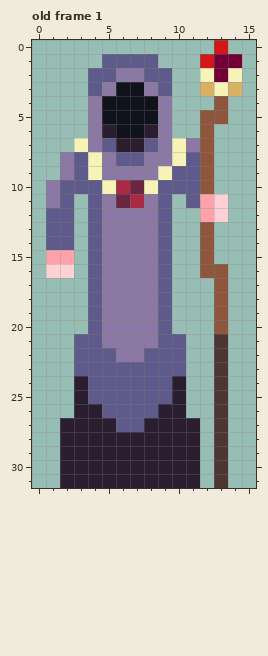
Two states of a pixel-art file, assets/aseprite/wizard1.aseprite. The first picture shows the starting point.
16x32 pixels, 1 frame. Shown: old frame 1. The commit also changed other frames, which this record leaves out.
The result:
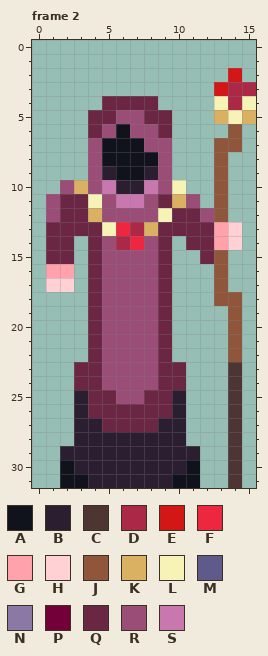
Palette (. is transparent): A #10121c  B #2c1e31  C #4d3533  D #ac2847  E #d31616  F #ec273f  G #ffa2ac  H #ffd1d5  J #8f563b  K #dab163  L #f7f3b7  M #5e5b8c  N #8c78a5  P #730039  Q #6b2643  R #9a4d76  S #c878af
A new or re-ordered frame is compared with the old frame closest to it.
The edit:
frames 1 -> 3
layer "Layer 3" now shown
layer "Layer 3 #2" removed
Changed rows in their new state; - is an unchanged pixel.
Frame 2 is new; against old frame 1:
first column x 1:
 0 ------------.--
 1 ----....---...-
 2 ---......--..E-
 3 ---......--.EDD
 4 ---.QQQQ.---LDL
 5 ---QQRRQQ--.KLK
 6 ---QR-RRQ--.-J-
 7 --.RAAARR...JJ-
 8 -..RAAAAR...J--
 9 -..RBAABR...J--
10 .RKRSBBSRL..J--
11 RQQLRSSRQKR.J--
12 RQQKRRRRLQQRJ--
13 QQQQLFDKQQQQGH-
14 QQ-QRDFRQ-QQGH-
15 QQ-QRRRRQ--QJ--
16 GG-QRRRRQ--.---
17 HH-QRRRRQ------
18 ---QRRRRQ----J-
19 ---QRRRRQ---.J-
20 ---QRRRRQ---.J-
21 --.QRRRRQ.--.J-
22 --.QRRRRQ.--.J-
23 --QQRRRRQQ--.C-
24 --QQRRRRQQ--.C-
25 ---QQRRQQ---.C-
26 ---QQQQQQ---.C-
27 -.--QQQQ--.-.C-
28 -.--------.-.C-
29 ------------.C-
30 -A--------A-.C-
31 -AA------AA-.C-
